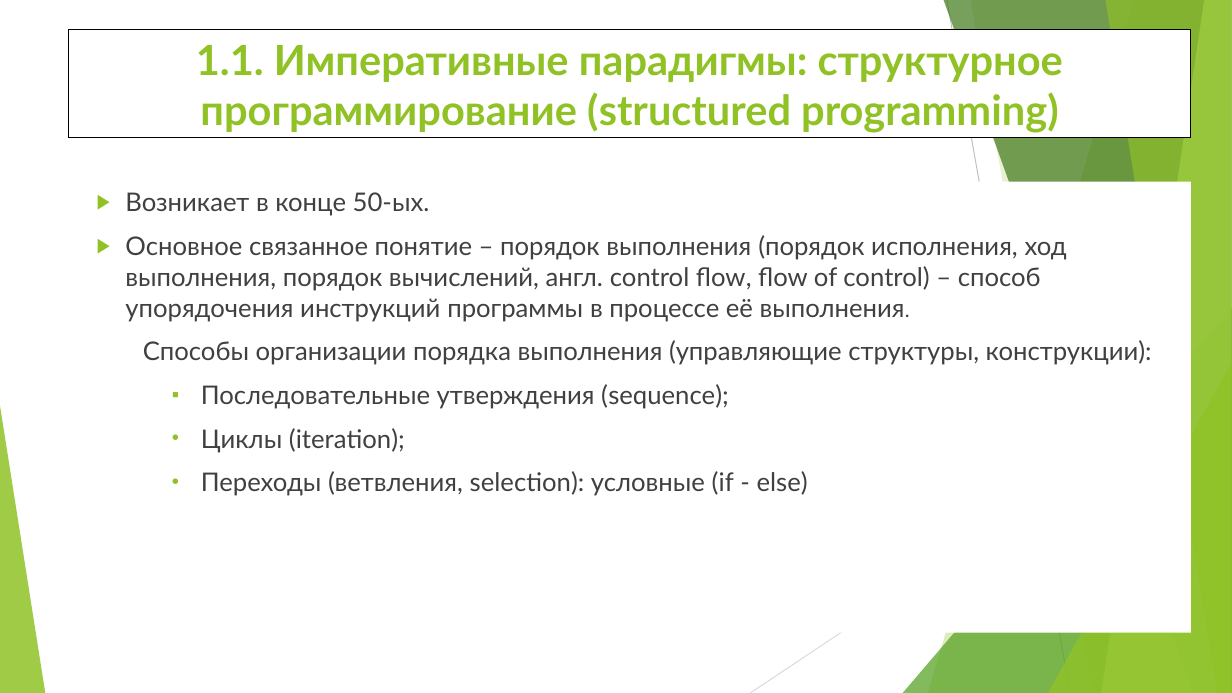
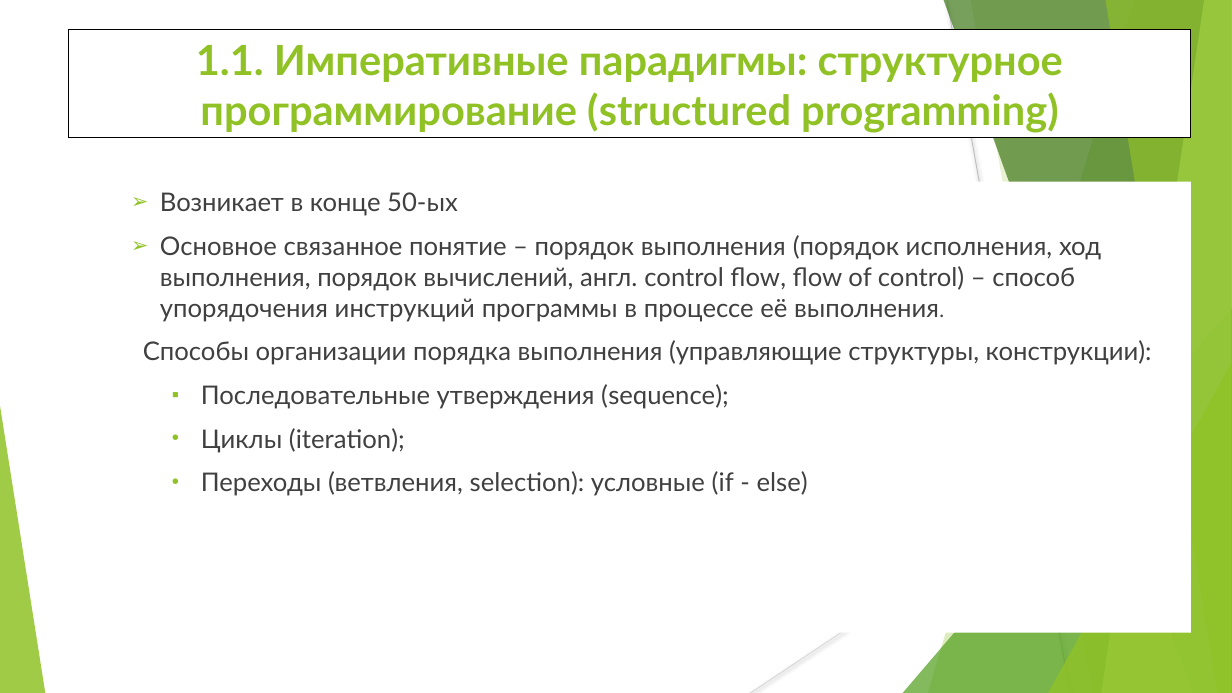
Before and after one commit to WhiteCatStudies/lectures, a slide deck: slide 5 of pt1/lectures/lecture1/lecture1.pptx. Drawn at 1232x693 pixels with LibreOffice and Linux fonts; fonts in the diff are those of the drawing. Boxes give left, top, right and bottom in pixels: in the first picture for what was removed or moved away, otherwise in the second. Text is boxed around its words. In the diff, an @@ line names an element or a change of style, - is before the commit and + after.

```diff
--- a/pt1/lectures/lecture1/lecture1.pptx
+++ b/pt1/lectures/lecture1/lecture1.pptx
@@ text at (x1=160, y1=192, x2=458, y2=216): text changed @@
-  ▶ Возникает в конце 50-ых.
+  ➢ Возникает в конце 50-ых
@@ text at (x1=160, y1=235, x2=1101, y2=322): bullet ▶ to ➢ @@
```
Also in this commit, not shown: 26 other slides changed, 3 other files.
